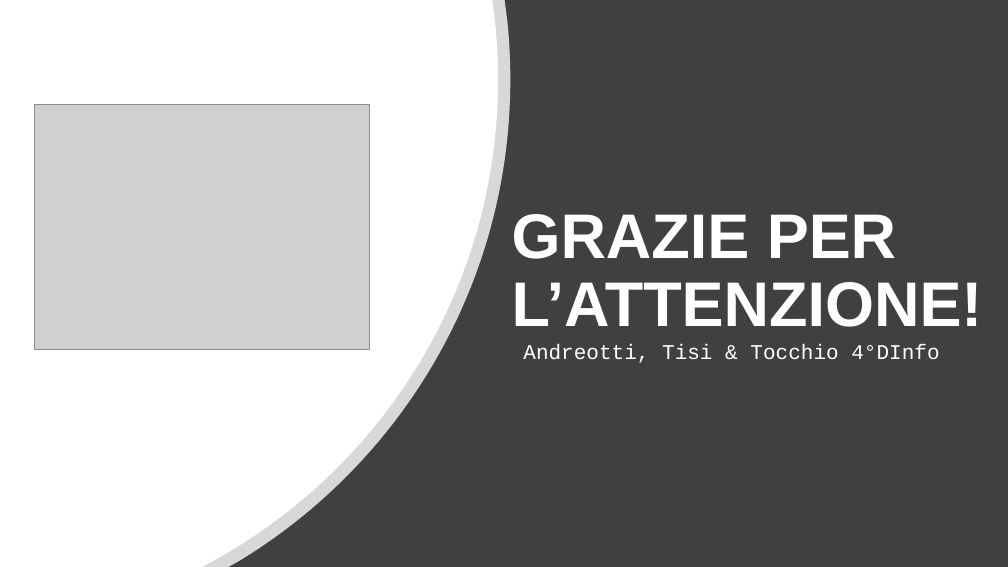
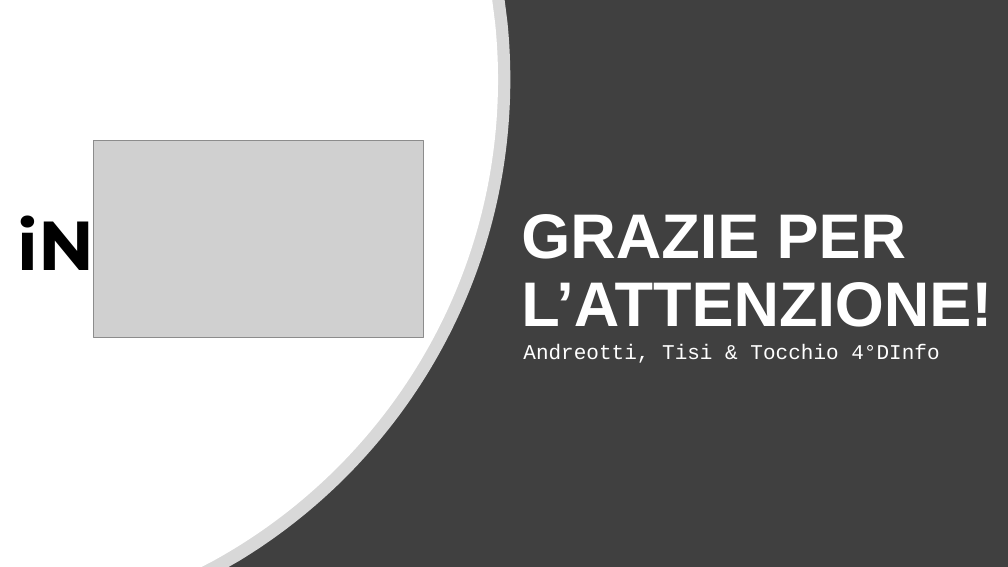
Before and after one commit to ItisMajo-2021-4DINFO-Informatica/4di-2022-progetto-valida-download-inutellary, a slide deck: slide 5 of 03-codice/iNutellaryPresentazione.pptx. Drawn at 1008x567 pixels with LibreOffice and Linux fonts; fonts in the diff are those of the drawing; grey boxes stand for pictures. Boxes give left, top, right and bottom in pixels: in the first picture for what was removed or moved away, otherwise in the second. Text is boxed around its words. In the diff, an @@ line names an element or a change of style, - is before the commit and + after.

```diff
--- a/03-codice/iNutellaryPresentazione.pptx
+++ b/03-codice/iNutellaryPresentazione.pptx
@@ title "GRAZIE PER L’ATTENZIONE!": place and size @@
-title "GRAZIE PER L’ATTENZIONE!" at (512,214,983,327)
+title "GRAZIE PER L’ATTENZIONE!" at (521,214,992,327)
@@ picture: place and size @@
-picture at (35,105,370,349)
+picture at (93,141,423,337)
@@ text added at (17,203,94,287), 66 pt, text #000000, bold @@
+iN
```
Also in this commit, not shown: 2 other slides changed.
